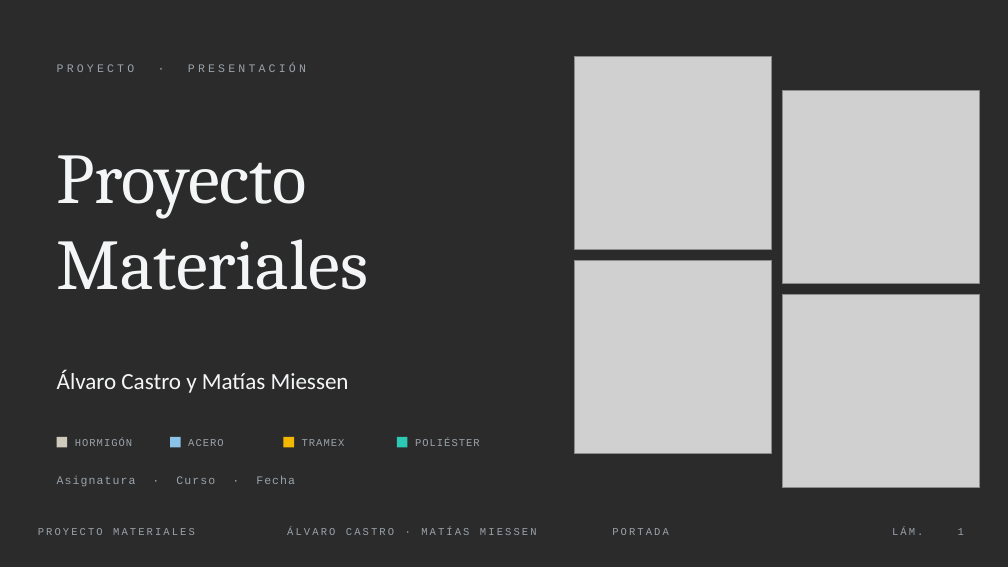
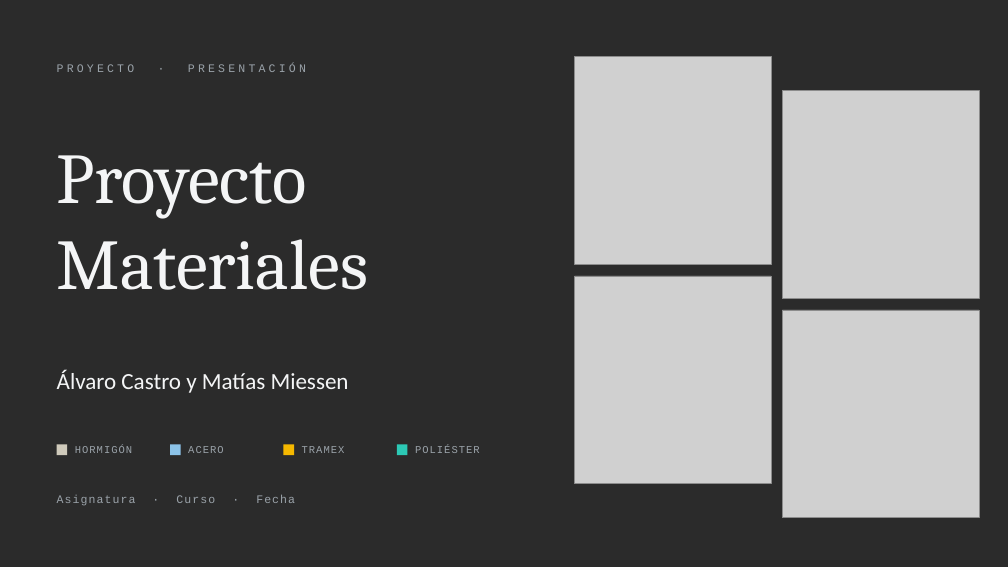
Before and after one commit to Elcastor124/Deutschtrainer, a slide deck: slide 1 of proyecto-materiales/Proyecto-Materiales_Castro-Miessen.pptx. Drawn at 1008x567 pixels with LibreOffice and Linux fonts; fonts in the diff are those of the drawing; grey boxes stand for pictures; background and template pictures are left out; a plain dark background stands for a picture behind light text. Boxes give left, top, right and bottom in pixels: in the first picture for what was removed or moved away, otherwise in the second. Text is boxed around its words. In the diff, an @@ line names an element or a change of style, - is before the commit and + after.

```diff
--- a/proyecto-materiales/Proyecto-Materiales_Castro-Miessen.pptx
+++ b/proyecto-materiales/Proyecto-Materiales_Castro-Miessen.pptx
@@ picture: place and size @@
-picture at [575, 57, 771, 250]
+picture at [575, 57, 771, 265]
@@ picture: place and size @@
-picture at [783, 91, 979, 284]
+picture at [783, 91, 979, 299]
@@ picture: place and size @@
-picture at [575, 261, 771, 454]
+picture at [575, 276, 771, 484]
@@ picture: place and size @@
-picture at [783, 295, 979, 488]
+picture at [783, 310, 979, 518]
@@ 4 texts, 4 rectangles: place and size @@
-4 texts, 4 rectangles at [57, 437, 480, 448]
+4 texts, 4 rectangles at [57, 445, 480, 455]
@@ text "Asignatura · Curso · Fecha": place and size @@
-text "Asignatura · Curso · Fecha" at [57, 476, 295, 487]
+text "Asignatura · Curso · Fecha" at [57, 495, 295, 506]
@@ text removed at [38, 528, 195, 535] @@
-PROYECTO MATERIALES
@@ text removed at [287, 528, 537, 535] @@
-ÁLVARO CASTRO · MATÍAS MIESSEN
@@ text removed at [612, 528, 669, 535] @@
-PORTADA
@@ text removed at [892, 528, 923, 535] @@
-LÁM.
@@ page number removed at [958, 528, 964, 535] @@
-1
```
Also in this commit, not shown: 14 other slides changed.
